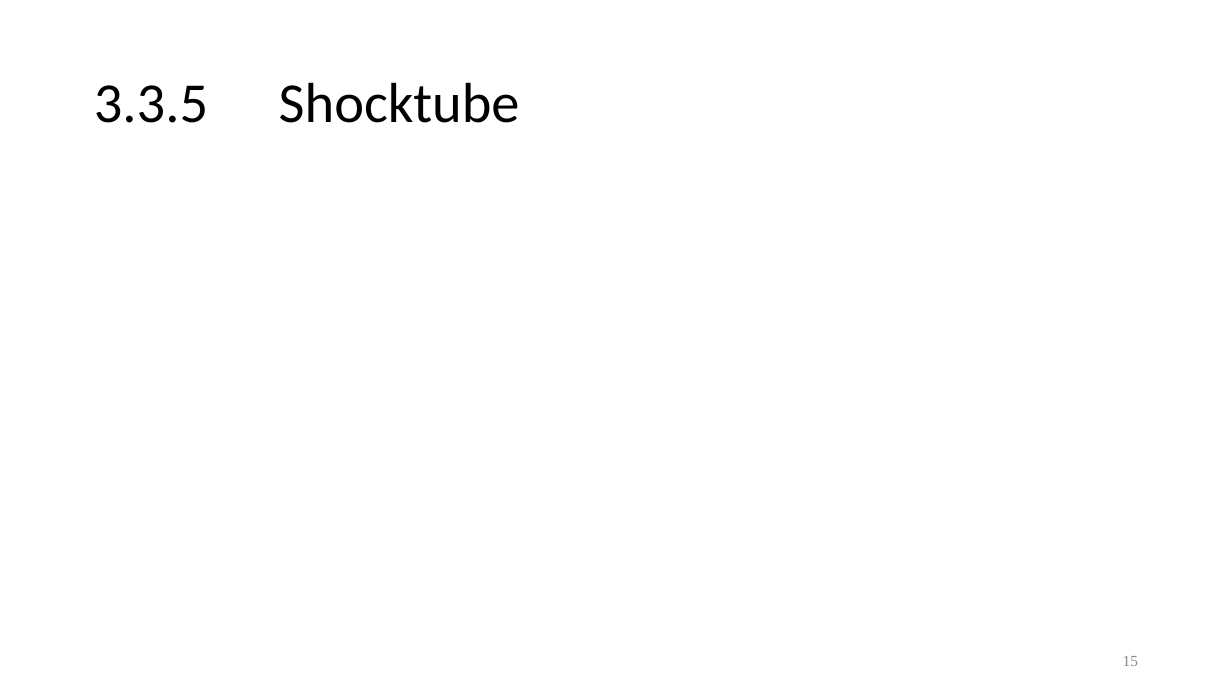
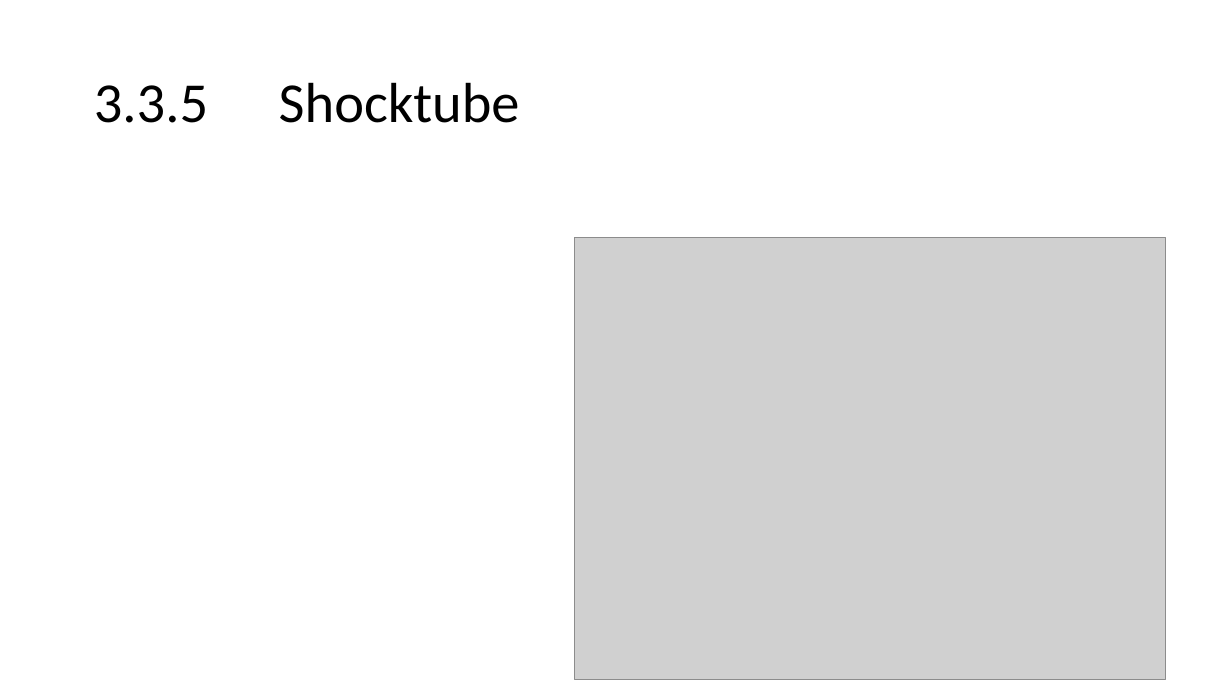
Before and after one commit to Mayu14/cfd_lecture, a slide deck: slide 16 of chap3/chap3.pptx (slide 15 before the commit). Drawn at 1232x693 pixels with LibreOffice and Linux fonts; fonts in the diff are those of the drawing; grey boxes stand for pictures. Boxes give left, top, right and bottom in pixels: in the first picture for what was removed or moved away, otherwise in the second. Text is boxed around its words. In the diff, an @@ line names an element or a change of style, - is before the commit and + after.

```diff
--- a/chap3/chap3.pptx
+++ b/chap3/chap3.pptx
@@ picture added at bbox=[575, 238, 1166, 679] @@
@@ page number removed at bbox=[1123, 656, 1138, 666] @@
-15
```
Also in this commit, not shown: 1 other slide changed, 1 slide added.
